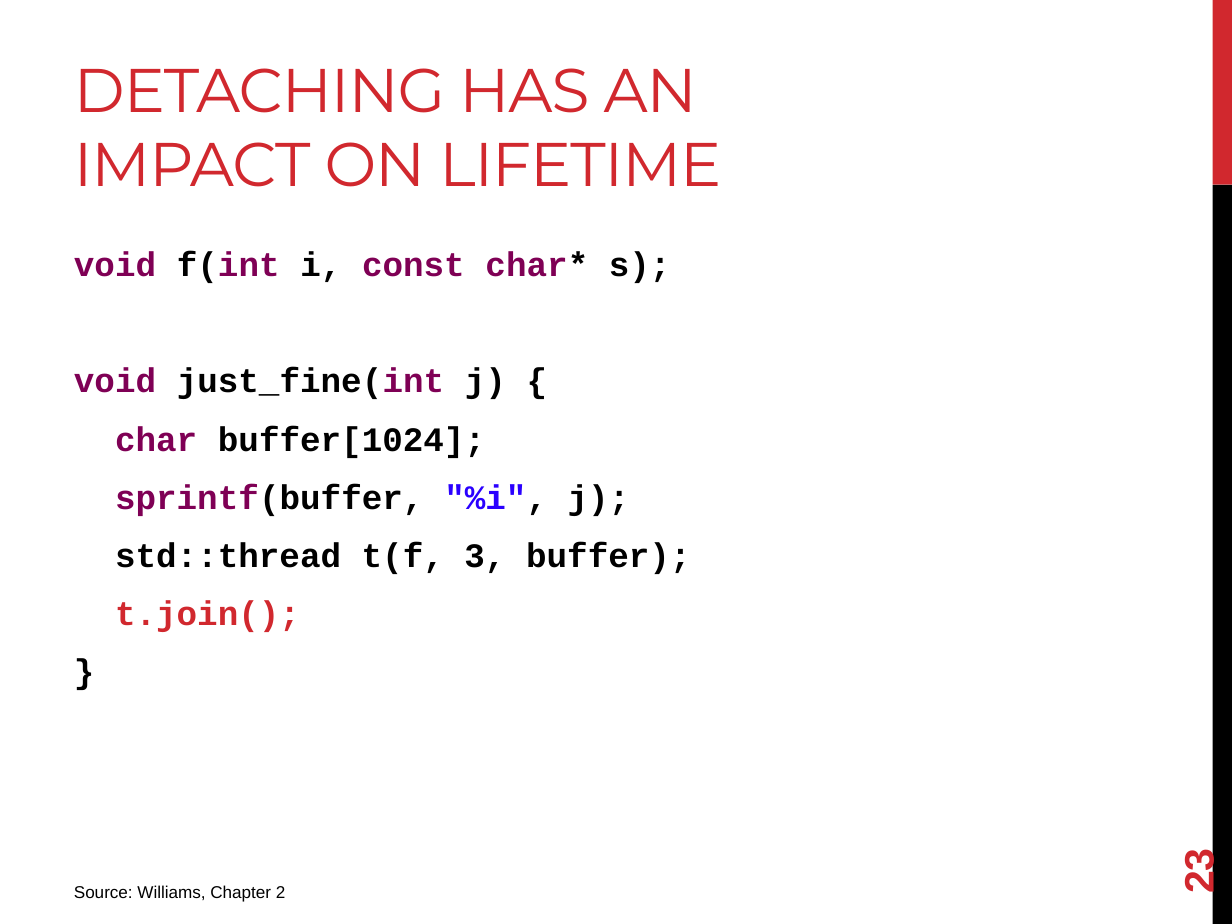
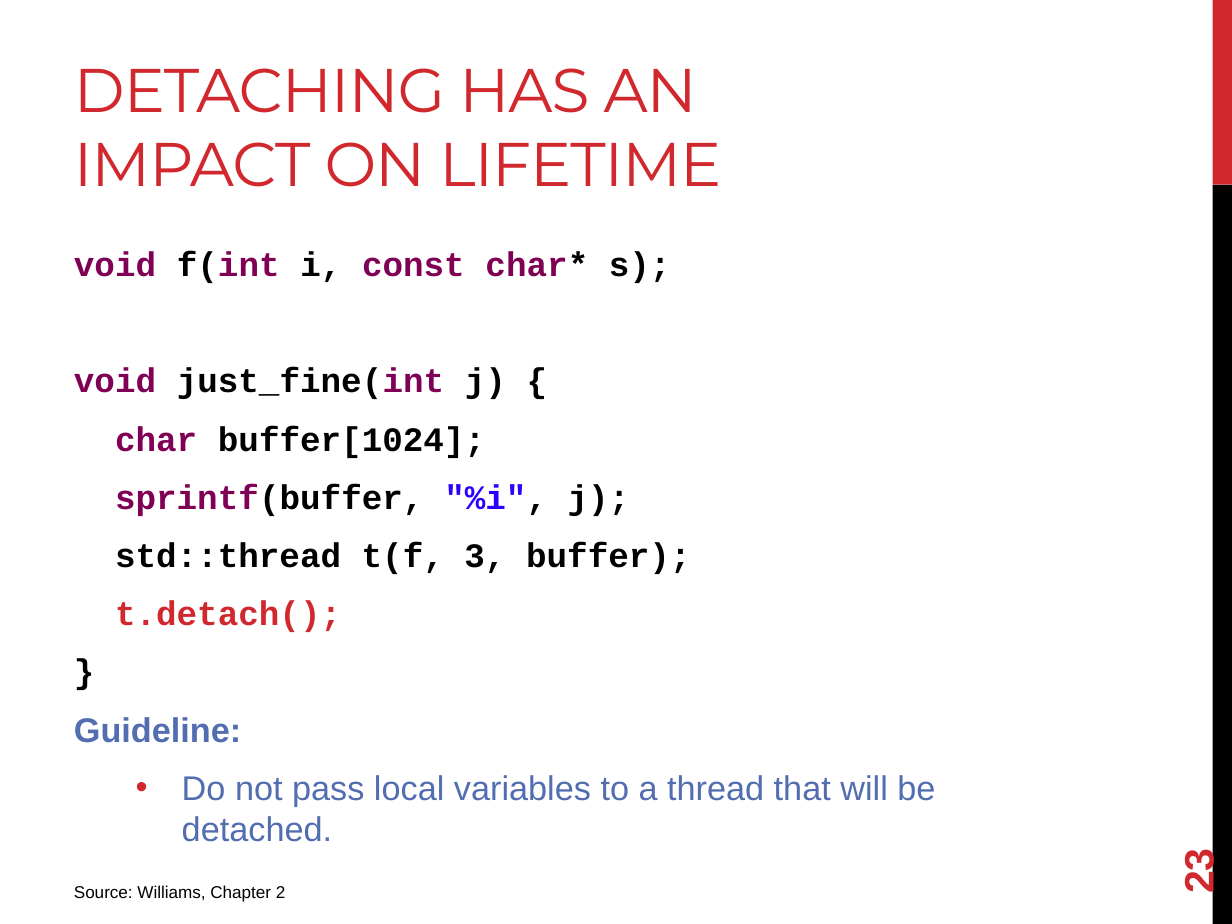
Before and after one commit to joshpeterson/DevelopingConcurrentSoftware, a slide deck: slide 23 of Lectures/Threads/Threads.pptx. Drawn at 1232x924 pixels with LibreOffice and Linux fonts; fonts in the diff are those of the drawing. Boxes give left, top, right and bottom in pixels: in the first picture for what was removed or moved away, otherwise in the second. Text is boxed around its words. In the diff, an @@ line names an element or a change of style, - is before the commit and + after.

```diff
--- a/Lectures/Threads/Threads.pptx
+++ b/Lectures/Threads/Threads.pptx
@@ text at box(115, 600, 341, 632): text changed @@
-t.join();
+t.detach();
@@ text at box(182, 775, 935, 842): paragraphs added @@
+Guideline:
+  • Do not pass local variables to a thread that will be detached.
```
Also in this commit, not shown: 3 other slides changed, 1 slide added, 17 other files.
